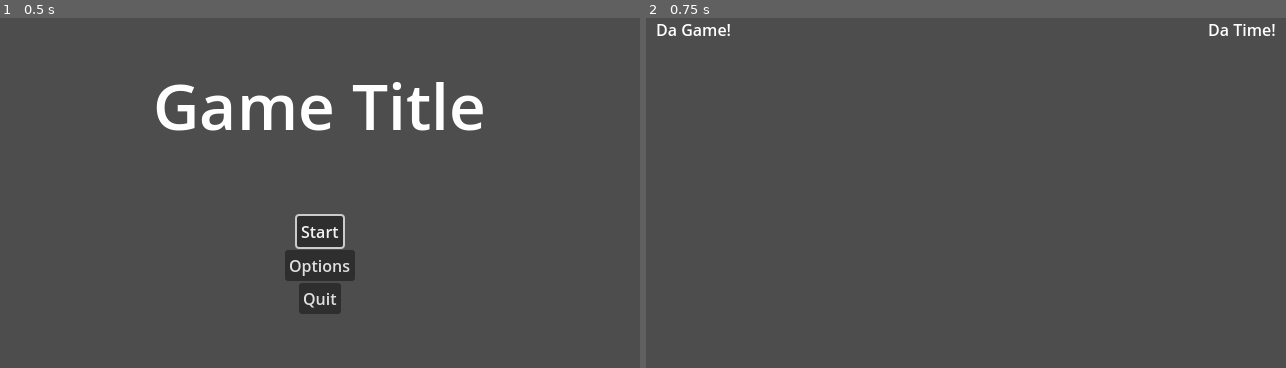
Above: before the commit, frames 1-2 (left to right).
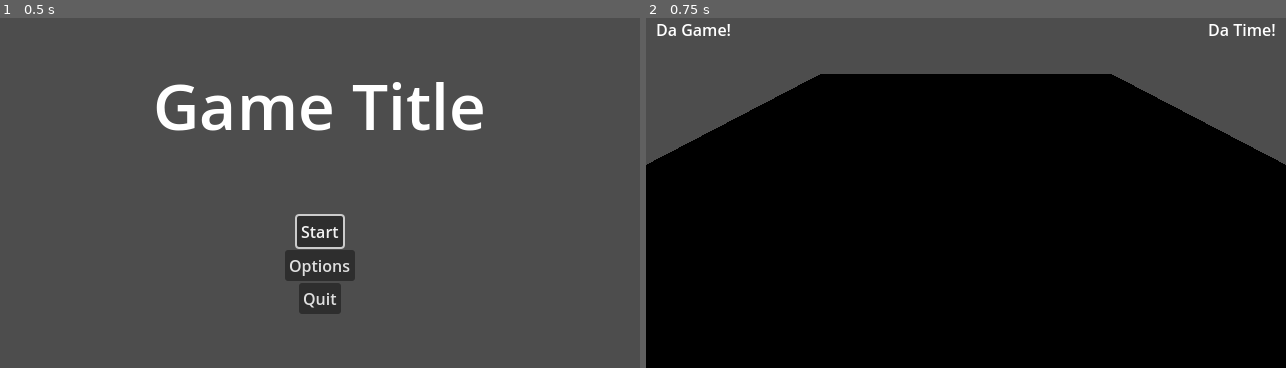
Above: after the commit, the same moments.

Repository: hunttis/ld-58
Game: Godot game, scene res://assets/scenes/master.tscn
The game is run twice, just before and just after one commit, with the same random seed, the same clock (stepped at 60 frames per second) and the same inputs.
Inputs:
- Up to frame 1 (0.5 s): no input
- Up to frame 2 (0.75 s): click "Start" at 0.5 s

Frame 1 is identical in both runs. In frame 2, 77% of the frame differs, in the area x 0-100%, y 16-100%.

Commit message:
add light and camera

Diff:
--- a/assets/scenes/game.tscn
+++ b/assets/scenes/game.tscn
@@ -1,7 +1,24 @@
-[gd_scene load_steps=2 format=3 uid="uid://41ihcei70jgf"]
+[gd_scene load_steps=4 format=3 uid="uid://41ihcei70jgf"]
 
 [ext_resource type="PackedScene" uid="uid://d2n143c74e0i6" path="res://assets/scenes/ui/ui.tscn" id="1_cb66b"]
+
+[sub_resource type="StandardMaterial3D" id="StandardMaterial3D_cb66b"]
+albedo_color = Color(0.19612399, 0.28652012, 0.088972054, 1)
+
+[sub_resource type="PlaneMesh" id="PlaneMesh_dis88"]
+material = SubResource("StandardMaterial3D_cb66b")
+size = Vector2(100, 100)
 
 [node name="Game" type="Node3D"]
 
 [node name="Ui" parent="." instance=ExtResource("1_cb66b")]
+
+[node name="MeshInstance3D" type="MeshInstance3D" parent="."]
+mesh = SubResource("PlaneMesh_dis88")
+
+[node name="Camera3D" type="Camera3D" parent="."]
+transform = Transform3D(1, 0, 0, 0, 0.7774425, 0.6289542, 0, -0.6289542, 0.7774425, 0, 20.249668, 36.79419)
+current = true
+
+[node name="DirectionalLight3D" type="DirectionalLight3D" parent="."]
+transform = Transform3D(0.9936879, 0, 0.112180024, 0, 1, 0, -0.112180024, 0, 0.9936879, 53.40571, 37.840714, -23.626686)
